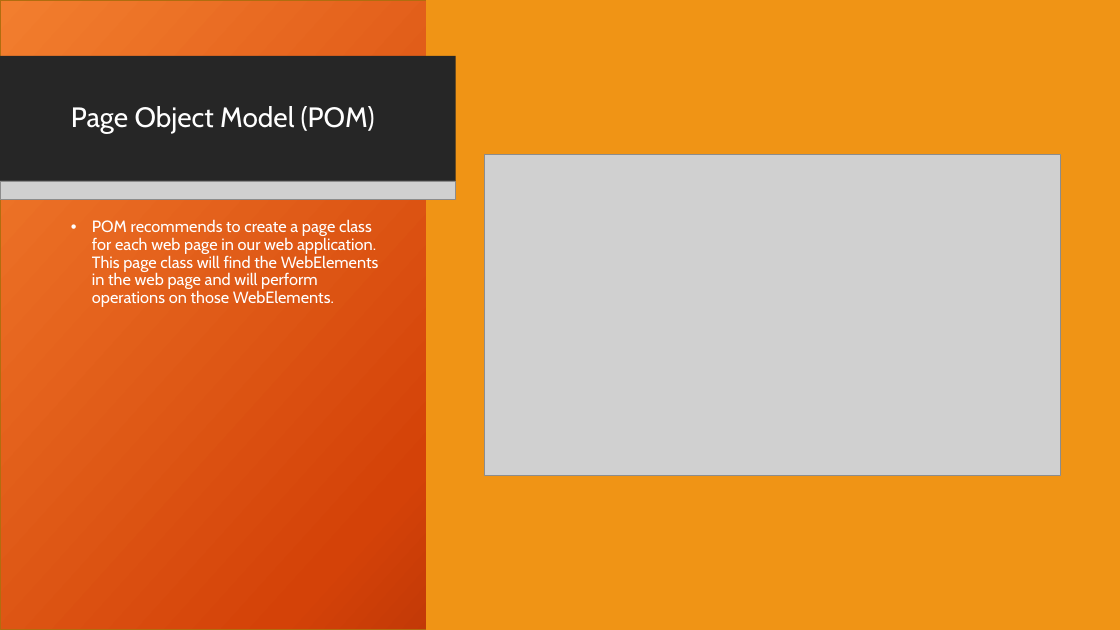
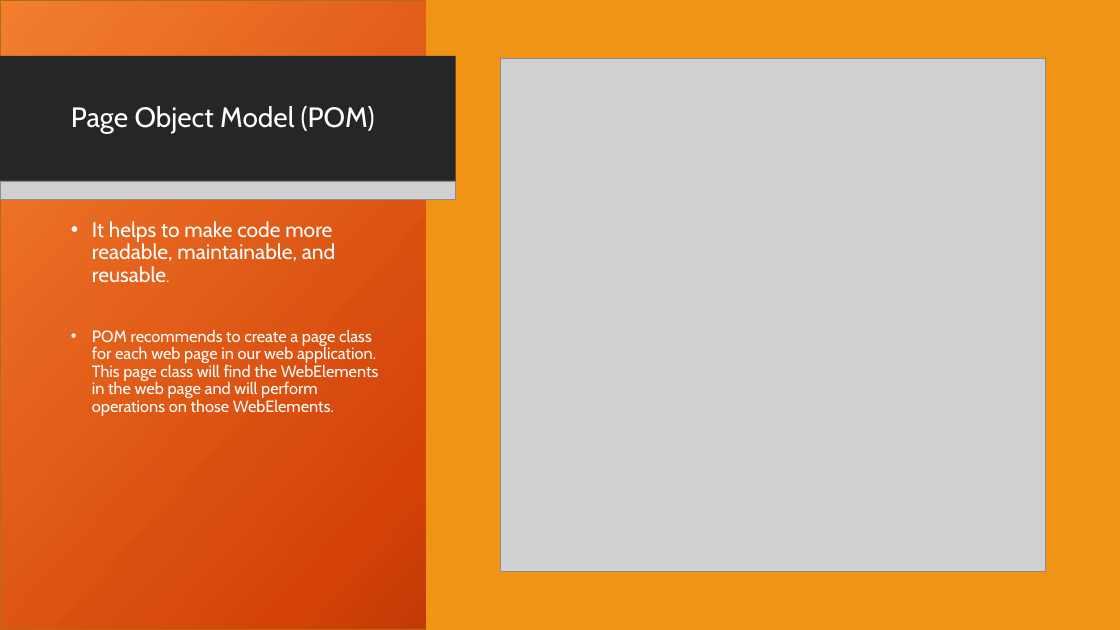
Before and after one commit to hack3rlife/mindbody, a slide deck: slide 7 of docs/Mindbody_Design.pptx. Drawn at 1120x630 pixels with LibreOffice and Linux fonts; fonts in the diff are those of the drawing; grey boxes stand for pictures; background and template pictures are left out. Boxes give left, top, right and bottom in pixels: in the first picture for what was removed or moved away, otherwise in the second. Text is boxed around its words. In the diff, an @@ line names an element or a change of style, - is before the commit and + after.

```diff
--- a/docs/Mindbody_Design.pptx
+++ b/docs/Mindbody_Design.pptx
@@ picture resized from (x1=485, y1=155, x2=1061, y2=476) to (x1=500, y1=59, x2=1045, y2=571) @@
@@ text at (x1=92, y1=221, x2=335, y2=282): paragraph added @@
+• It helps to make code more readable, maintainable, and reusable.
```
Also in this commit, not shown: 3 other slides changed, 1 slide added, 1 slide removed, 11 other files.
